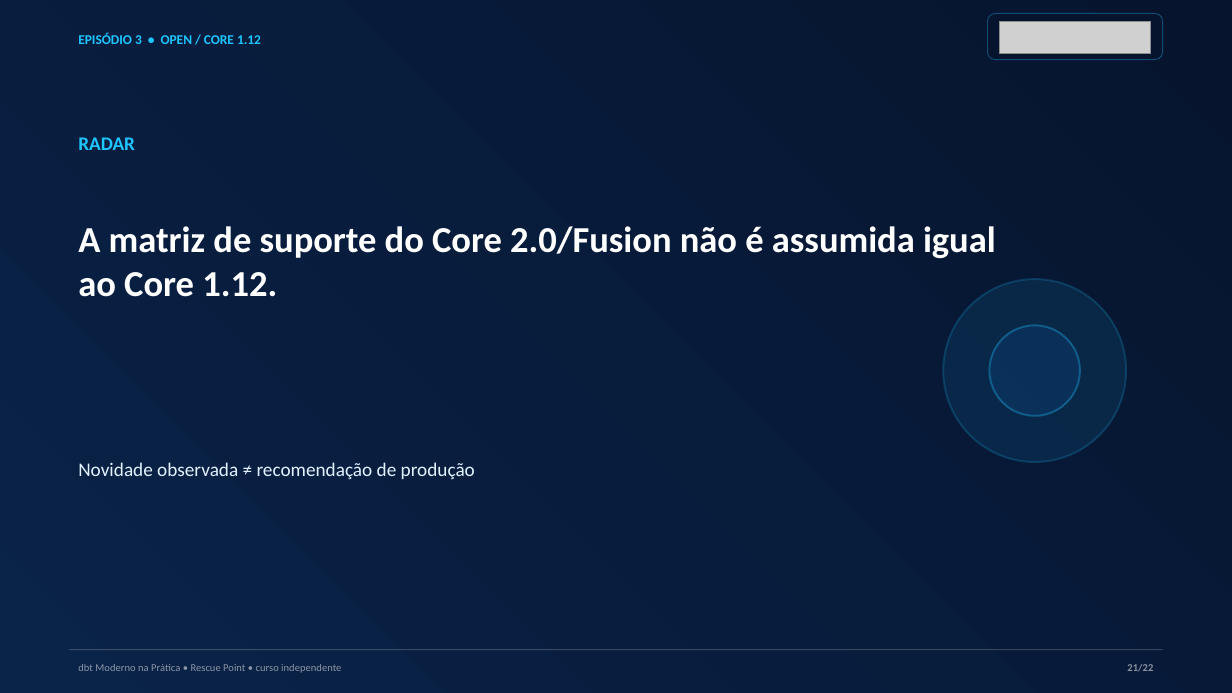
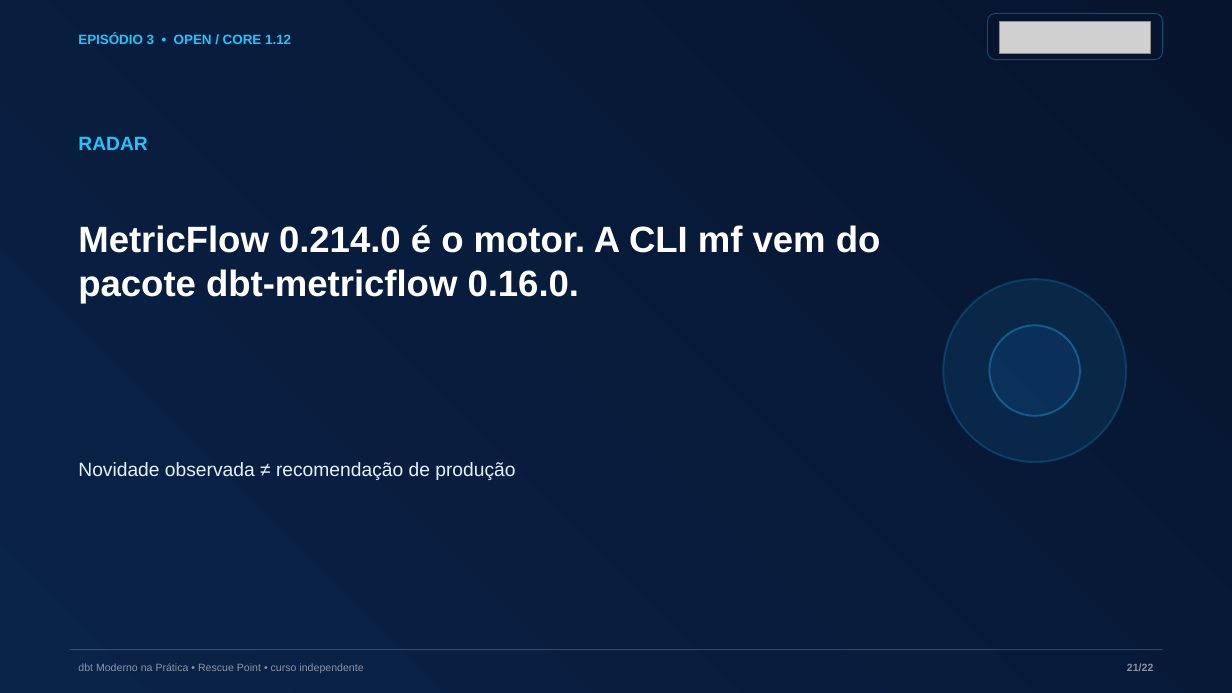
Before and after one commit to AnselmoBorges/dbt-moderno-na-pratica, a slide deck: slide 21 of assets/decks/episodio-03-metricflow-local.pptx. Drawn at 1232x693 pixels with LibreOffice and Linux fonts; fonts in the diff are those of the drawing; grey boxes stand for pictures. Boxes give left, top, right and bottom in pixels: in the first picture for what was removed or moved away, otherwise in the second. Text is boxed around its words. In the diff, an @@ line names an element or a change of style, - is before the commit and + after.

Commit message:
Atualiza o laboratório e as aulas para dbt Core 1.12.7
* Atualiza o laboratório e as aulas para dbt Core 1.12.7

* Fixa dependência compatível com o servidor dbt MCP

* Garante UTF-8 nos comandos do laboratório

---------

```diff
--- a/assets/decks/episodio-03-metricflow-local.pptx
+++ b/assets/decks/episodio-03-metricflow-local.pptx
@@ text at (x1=78, y1=225, x2=881, y2=304): text changed; font Calibri to Arial @@
-A matriz de suporte do Core 2.0/Fusion não é assumida igual ao Core 1.12.
+MetricFlow 0.214.0 é o motor. A CLI mf vem do pacote dbt-metricflow 0.16.0.
@@ font Calibri to Arial in 5 elements at (x1=78, y1=136, x2=147, y2=150), (x1=78, y1=462, x2=515, y2=480), (x1=78, y1=34, x2=291, y2=44), (x1=78, y1=663, x2=363, y2=673), (x1=1127, y1=663, x2=1153, y2=671) @@
```
Also in this commit, not shown: 21 other slides changed, 35 other files.
